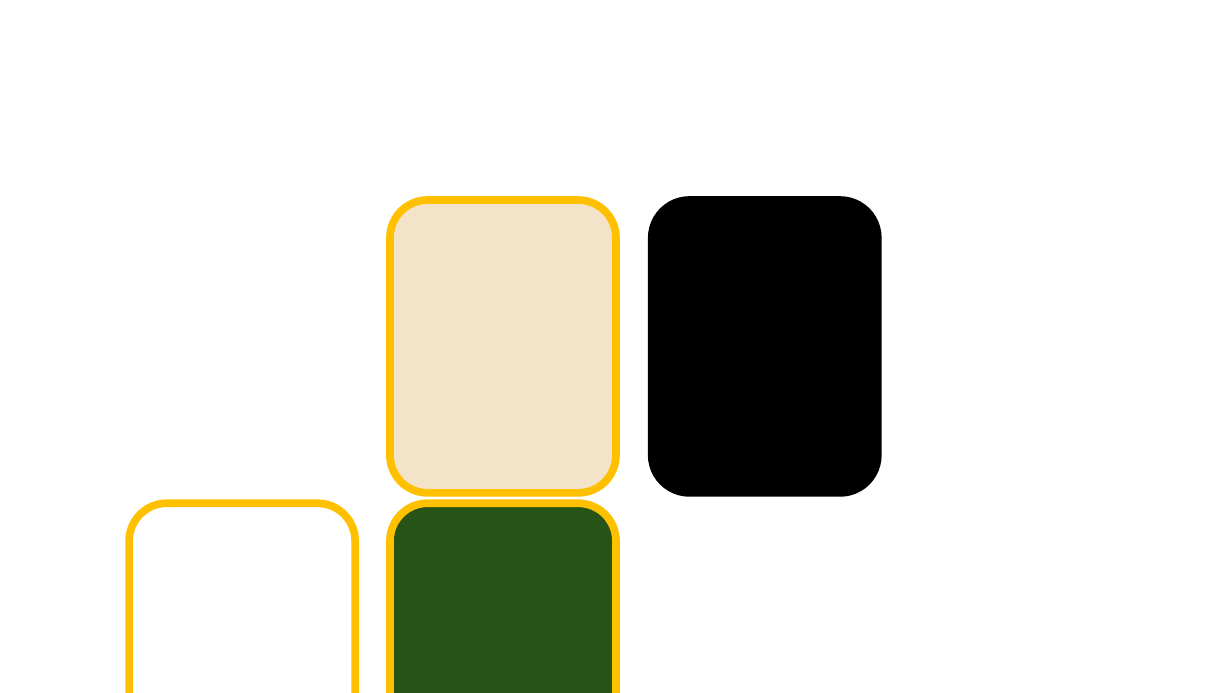
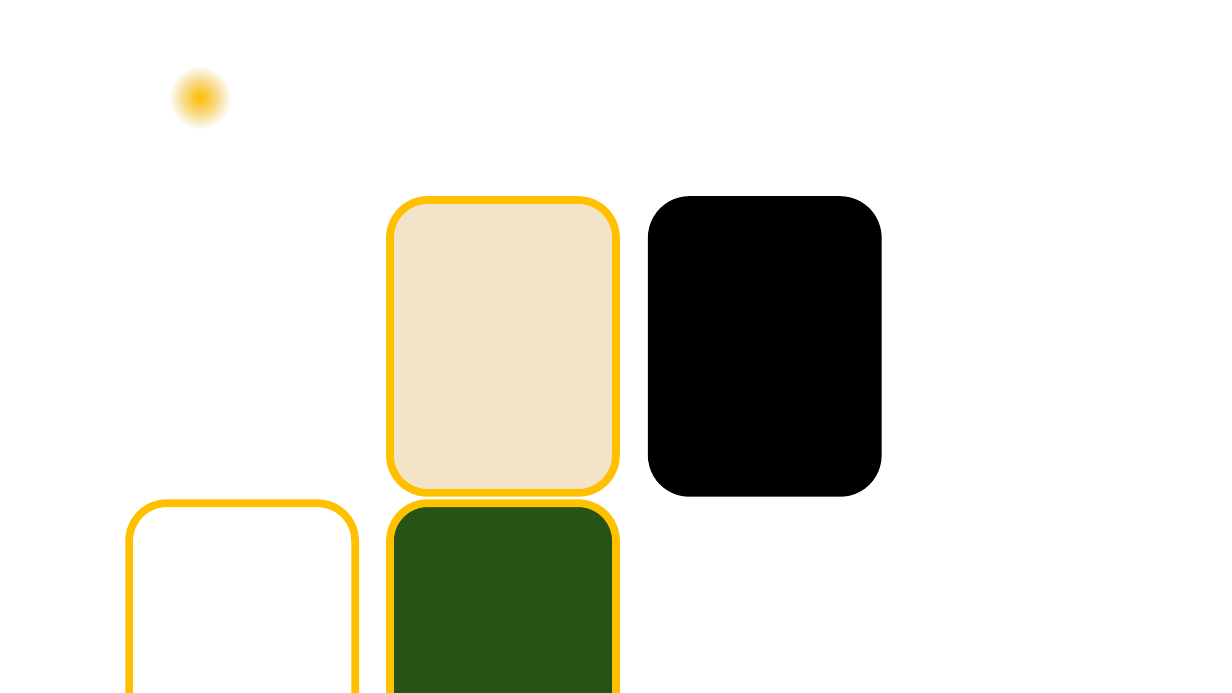
Before and after one commit to Celcius/MemoryCard, a slide deck: slide 1 of MemoryCard/Assets/Presentation1.pptx. Drawn at 1232x693 pixels with LibreOffice and Linux fonts; fonts in the diff are those of the drawing. Boxes give left, top, right and bottom in pixels: in the first picture for what was removed or moved away, otherwise in the second. Text is boxed around its words. In the diff, an @@ line names an element or a change of style, - is before the commit and + after.

```diff
--- a/MemoryCard/Assets/Presentation1.pptx
+++ b/MemoryCard/Assets/Presentation1.pptx
@@ ellipse added at <box>169,67,232,129</box>, fill gradient #FFC000 to #E6A900 @@
```
Also in this commit, not shown: 1 slide added, 40 other files.
